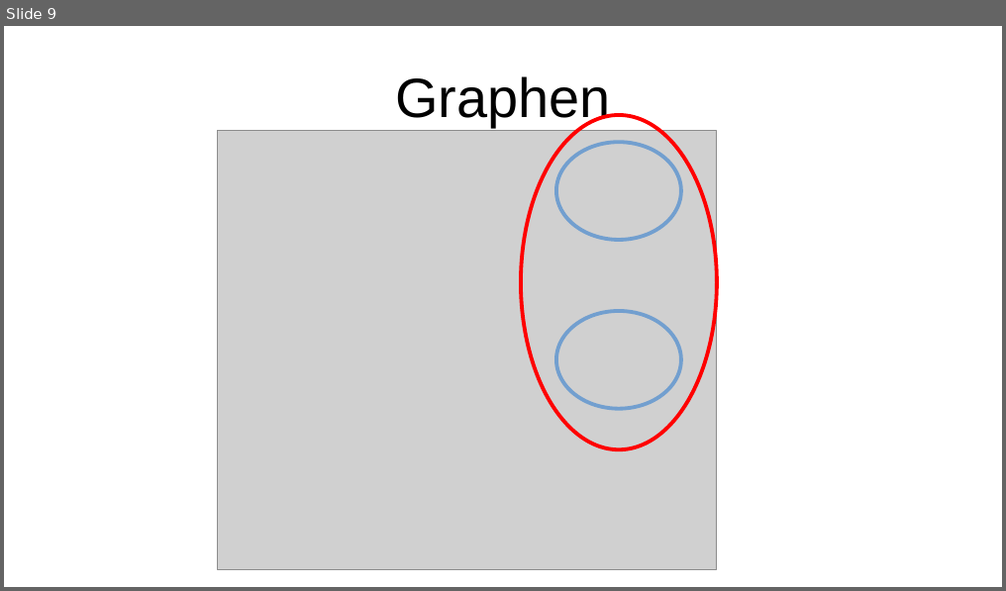
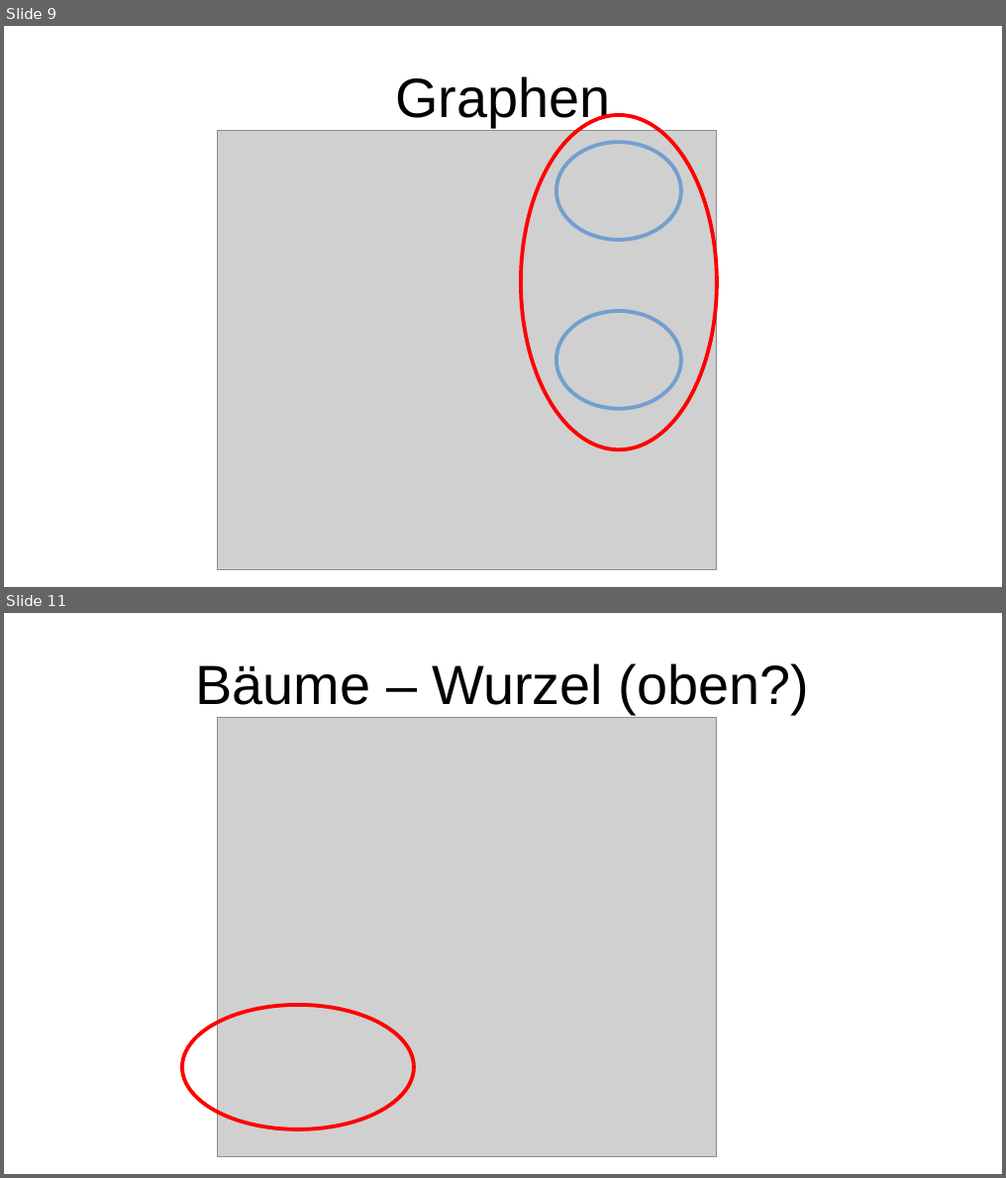
Before and after one commit to HeIIow2/physik_schaltkreise, a slide deck: präsentation/präsentation.odp. Shown one above the other, each under a label of ours: slide 9 before the commit, slides 9 and 11 after it; the slides between them are not shown. The pictures are 1006x591 and 1006x1178 pixels, drawn with LibreOffice and Linux fonts; fonts in the diff are those of the drawing; grey boxes stand for pictures. Boxes give left, top, right and bottom in pixels: in the first picture for what was removed or moved away, otherwise in the second. Text is boxed around its words. In the diff, an @@ line names an element or a change of style, - is before the commit and + after.

```diff
--- a/präsentation/präsentation.odp
+++ b/präsentation/präsentation.odp
@@ slide 11 added at bbox=[4, 613, 1002, 1174], background #FFFFFF @@
@@ title added at bbox=[196, 663, 810, 714], 44 pt, text #000000 @@
+Bäume – Wurzel (oben?)
@@ picture added at bbox=[218, 718, 717, 1157] @@
@@ ellipse added at bbox=[182, 1005, 414, 1130], outline #FF0000 3 pt @@
```
Also in this commit, not shown: 1 slide changed, 4 other slides added, 2 other files.
